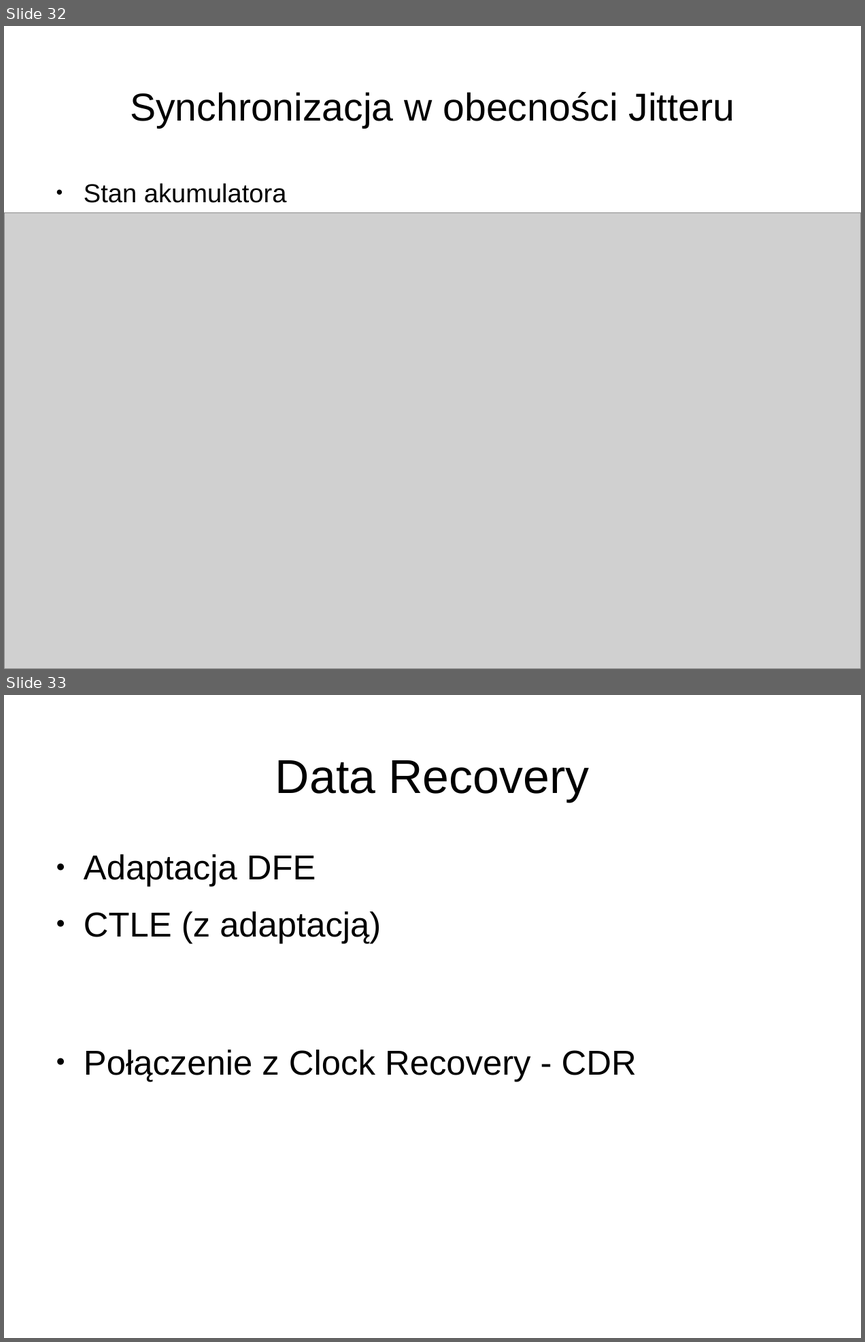
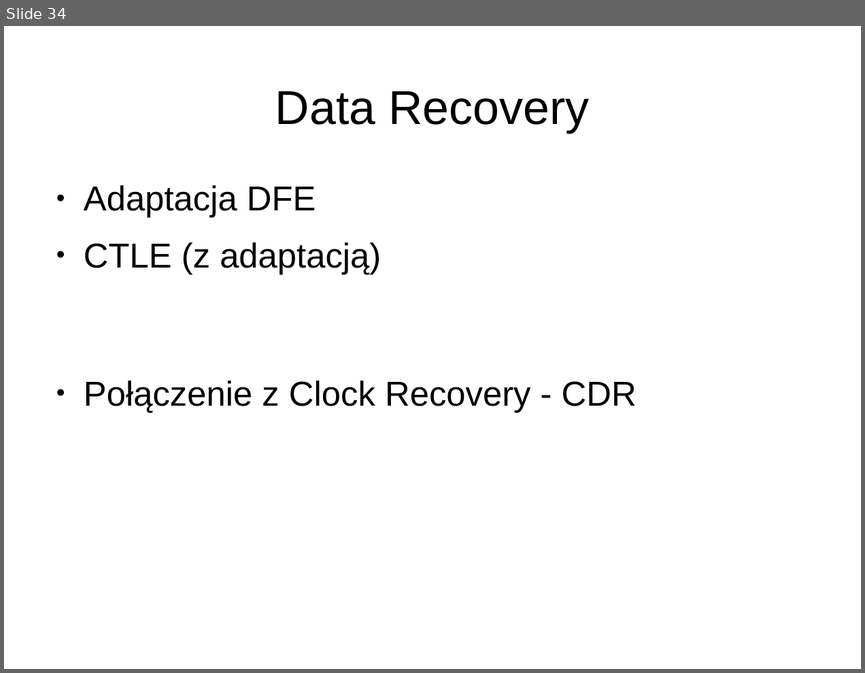
Before and after one commit to joannabp/ProjektSynopsys, a slide deck: Untitled 1.odp. Shown one above the other, each under a label of ours: slides 32 and 33 before the commit, slide 34 after it. The pictures are 865x1342 and 865x673 pixels, drawn with LibreOffice and Linux fonts; fonts in the diff are those of the drawing; grey boxes stand for pictures. Boxes give left, top, right and bottom in pixels: in the first picture for what was removed or moved away, otherwise in the second. Text is boxed around its words. In the diff, an @@ line names an element or a change of style, - is before the commit and + after.

```diff
--- a/Untitled 1.odp
+++ b/Untitled 1.odp
@@ slide 32 removed at <box>4,26,861,669</box>, background #FFFFFF @@
@@ title removed at <box>130,92,734,128</box> @@
-Synchronizacja w obecności Jitteru
@@ text removed at <box>84,183,287,203</box> @@
-● Stan akumulatora
@@ picture removed at <box>4,212,861,669</box> @@
@@ what was slide 33 is now slide 34 @@
```
Also in this commit, not shown: 12 slides changed, 2 slides added, 1 other file.
